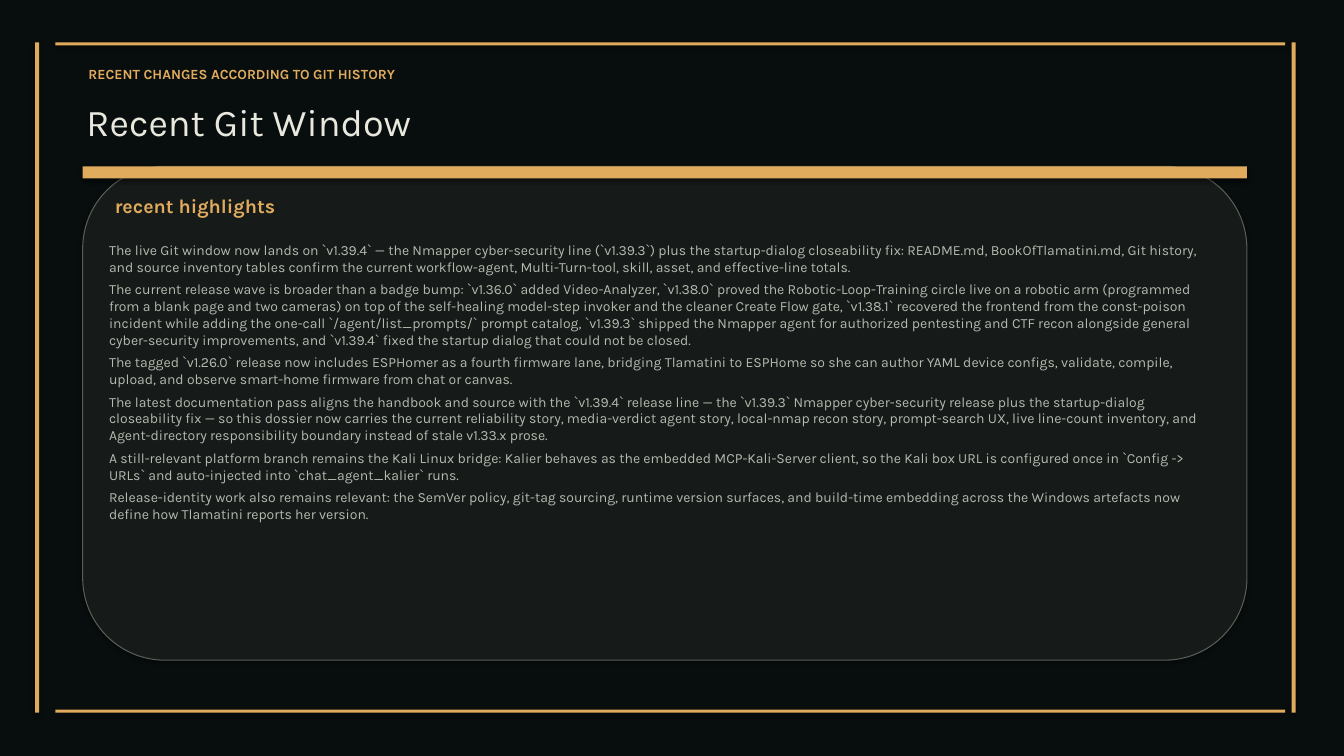
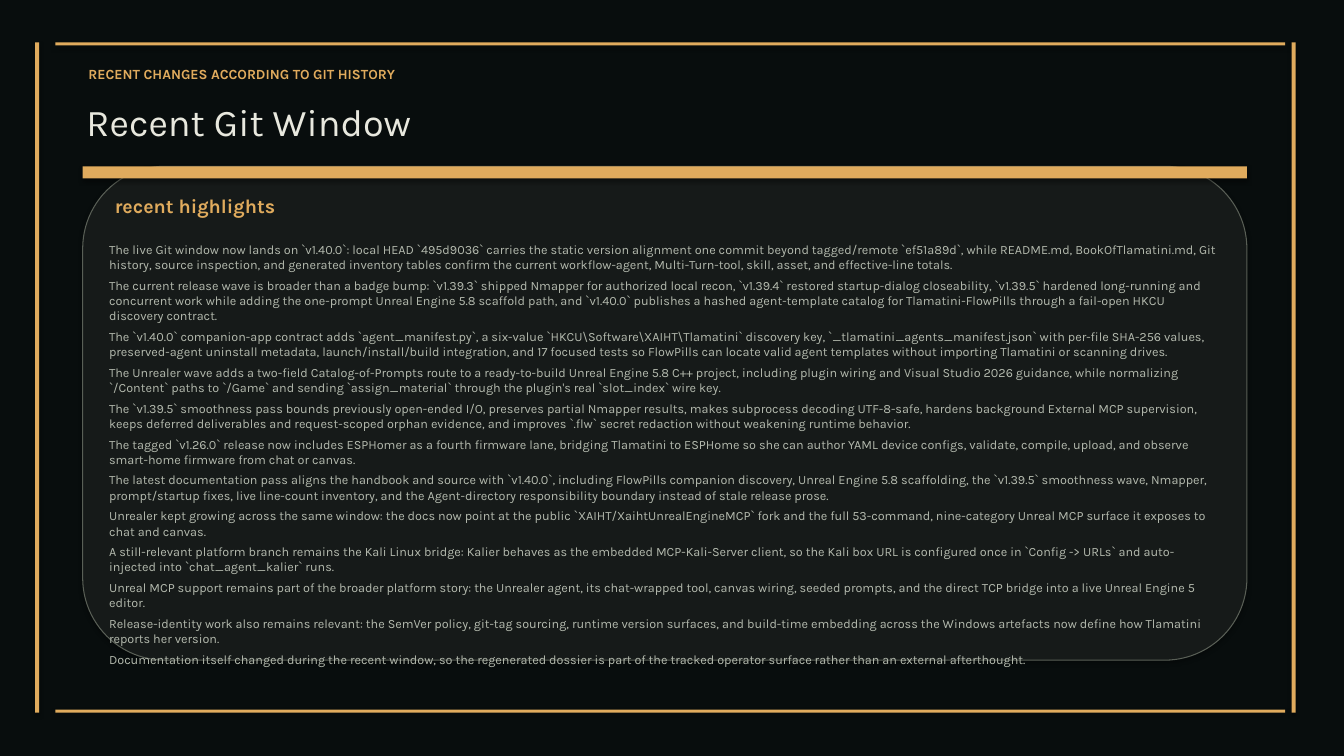
Before and after one commit to XAIHT/Tlamatini, a slide deck: slide 94 of Tlamatini_eXtended_Artificial_Intelligence_Humanly_Tempered.pptx (slide 92 before the commit). Drawn at 1344x756 pixels with LibreOffice and Linux fonts; fonts in the diff are those of the drawing. Boxes give left, top, right and bottom in pixels: in the first picture for what was removed or moved away, otherwise in the second. Text is boxed around its words. In the diff, an @@ line names an element or a change of style, - is before the commit and + after.

Commit message:
Bumped docs to version 1.40.0, by angelahack1

```diff
--- a/Tlamatini_eXtended_Artificial_Intelligence_Humanly_Tempered.pptx
+++ b/Tlamatini_eXtended_Artificial_Intelligence_Humanly_Tempered.pptx
@@ text at box(109, 244, 1216, 647): paragraph added @@
+Documentation itself changed during the recent window, so the regenerated dossier is part of the tracked operator surface rather than an external afterthought.
@@ text at box(109, 244, 1216, 431): text changed; size 10 to 9 pt @@
-The live Git window now lands on `v1.39.4` — the Nmapper cyber-security line (`v1.39.3`) plus the startup-dialog closeability fix: README.md, BookOfTlamatini.md, Git history, and source inventory tables confirm the current workflow-agent, Multi-Turn-tool, skill, asset, and effective-line totals.
-The current release wave is broader than a badge bump: `v1.36.0` added Video-Analyzer, `v1.38.0` proved the Robotic-Loop-Training circle live on a robotic arm (programmed from a blank page and two cameras) on top of the self-healing model-step invoker and the cleaner Create Flow gate, `v1.38.1` recovered the frontend from the const-poison incident while adding the one-call `/agent/list_prompts/` prompt catalog, `v1.39.3` shipped the Nmapper agent for authorized pentesting and CTF recon alongside general cyber-security improvements, and `v1.39.4` fixed the startup dialog that could not be closed.
+The live Git window now lands on `v1.40.0`: local HEAD `495d9036` carries the static version alignment one commit beyond tagged/remote `ef51a89d`, while README.md, BookOfTlamatini.md, Git history, source inspection, and generated inventory tables confirm the current workflow-agent, Multi-Turn-tool, skill, asset, and effective-line totals.
+The current release wave is broader than a badge bump: `v1.39.3` shipped Nmapper for authorized local recon, `v1.39.4` restored startup-dialog closeability, `v1.39.5` hardened long-running and concurrent work while adding the one-prompt Unreal Engine 5.8 scaffold path, and `v1.40.0` publishes a hashed agent-template catalog for Tlamatini-FlowPills through a fail-open HKCU discovery contract.
+The `v1.40.0` companion-app contract adds `agent_manifest.py`, a six-value `HKCU\Software\XAIHT\Tlamatini` discovery key, `_tlamatini_agents_manifest.json` with per-file SHA-256 values, preserved-agent uninstall metadata, launch/install/build integration, and 17 focused tests so FlowPills can locate valid agent templates without importing Tlamatini or scanning drives.
+The Unrealer wave adds a two-field Catalog-of-Prompts route to a ready-to-build Unreal Engine 5.8 C++ project, including plugin wiring and Visual Studio 2026 guidance, while normalizing `/Content` paths to `/Game` and sending `assign_material` through the plugin's real `slot_index` wire key.
+The `v1.39.5` smoothness pass bounds previously open-ended I/O, preserves partial Nmapper results, makes subprocess decoding UTF-8-safe, hardens background External MCP supervision, keeps deferred deliverables and request-scoped orphan evidence, and improves `.flw` secret redaction without weakening runtime behavior.
@@ text at box(109, 439, 1201, 647): size 10 to 9 pt in "The tagged `v1.26.0` release now includes ESPHomer ...", "A still-relevant platform branch remains the Kali ...", "Release-identity work also remains relevant: the SemVer ..." @@
@@ text at box(109, 474, 1207, 536): text changed; size 10 to 9 pt @@
-The latest documentation pass aligns the handbook and source with the `v1.39.4` release line — the `v1.39.3` Nmapper cyber-security release plus the startup-dialog closeability fix — so this dossier now carries the current reliability story, media-verdict agent story, local-nmap recon story, prompt-search UX, live line-count inventory, and Agent-directory responsibility boundary instead of stale v1.33.x prose.
+The latest documentation pass aligns the handbook and source with `v1.40.0`, including FlowPills companion discovery, Unreal Engine 5.8 scaffolding, the `v1.39.5` smoothness wave, Nmapper, prompt/startup fixes, live line-count inventory, and the Agent-directory responsibility boundary instead of stale release prose.
+Unrealer kept growing across the same window: the docs now point at the public `XAIHT/XaihtUnrealEngineMCP` fork and the full 53-command, nine-category Unreal MCP surface it exposes to chat and canvas.
@@ text at box(109, 583, 1195, 607): paragraph added @@
+Unreal MCP support remains part of the broader platform story: the Unrealer agent, its chat-wrapped tool, canvas wiring, seeded prompts, and the direct TCP bridge into a live Unreal Engine 5 editor.
```
Also in this commit, not shown: 50 other slides changed, 10 slides added, 3 slides removed, 2 other files.
